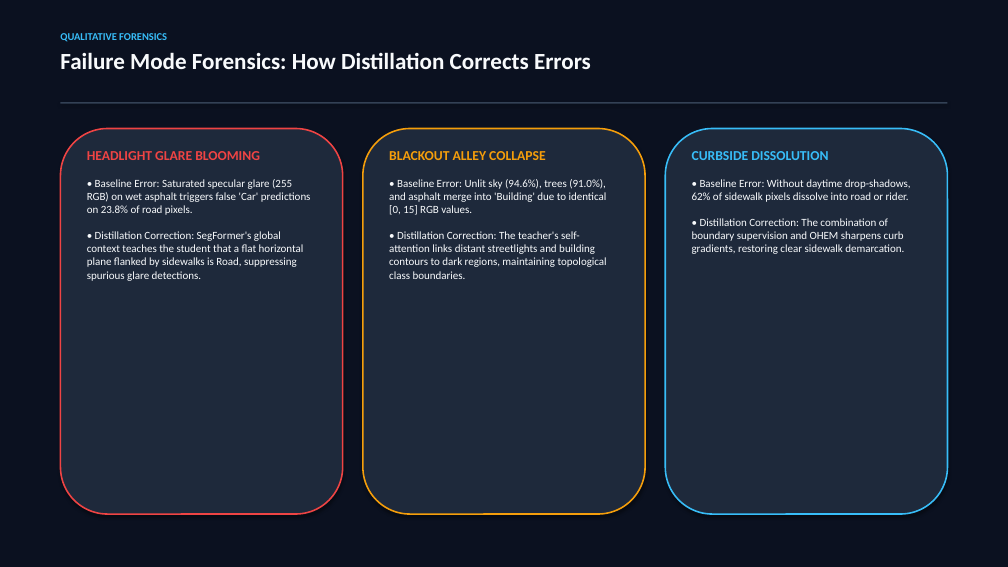
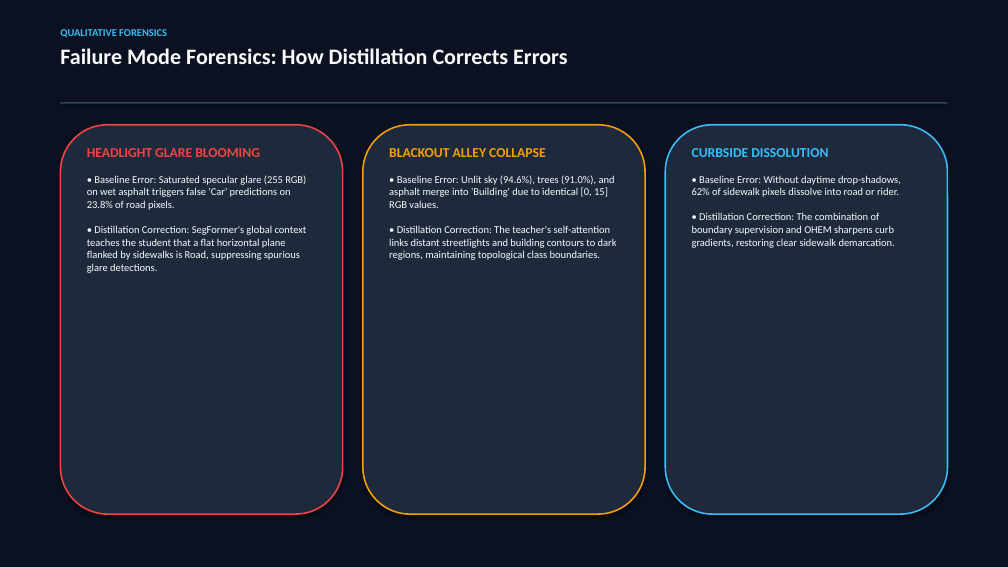
Before and after one commit to Gitansh-Bansal/AI512_Project, a slide deck: slide 15 of presentation/Nighttime_Semantic_Segmentation_Presentation.pptx (slide 12 before the commit). Drawn at 1008x567 pixels with LibreOffice and Linux fonts; fonts in the diff are those of the drawing. Boxes give left, top, right and bottom in pixels: in the first picture for what was removed or moved away, otherwise in the second. Text is boxed around its words. In the diff, an @@ line names an element or a change of style, - is before the commit and + after.

Commit message:
feat(presentation): incorporate official TwinLiteNet+ and SegFormer-B2 architecture diagrams

```diff
--- a/presentation/Nighttime_Semantic_Segmentation_Presentation.pptx
+++ b/presentation/Nighttime_Semantic_Segmentation_Presentation.pptx
@@ text at box(60, 48, 567, 64): size 22 to 21 pt in "Failure Mode Forensics: How Distillation Corrects Errors" @@
@@ rounded rectangle: place and size @@
-rounded rectangle at box(60, 129, 343, 514)
+rounded rectangle at box(60, 125, 343, 514)
@@ rounded rectangle: place and size @@
-rounded rectangle at box(363, 129, 645, 514)
+rounded rectangle at box(363, 125, 645, 514)
@@ rounded rectangle: place and size @@
-rounded rectangle at box(665, 129, 948, 514)
+rounded rectangle at box(665, 125, 948, 514)
@@ text at box(87, 175, 307, 273): size 10.5 to 10 pt @@
@@ text at box(389, 175, 617, 260): size 10.5 to 10 pt @@
@@ text at box(692, 175, 901, 248): size 10.5 to 10 pt @@
```
Also in this commit, not shown: 11 other slides changed, 4 slides added, 1 slide removed, 5 other files.
